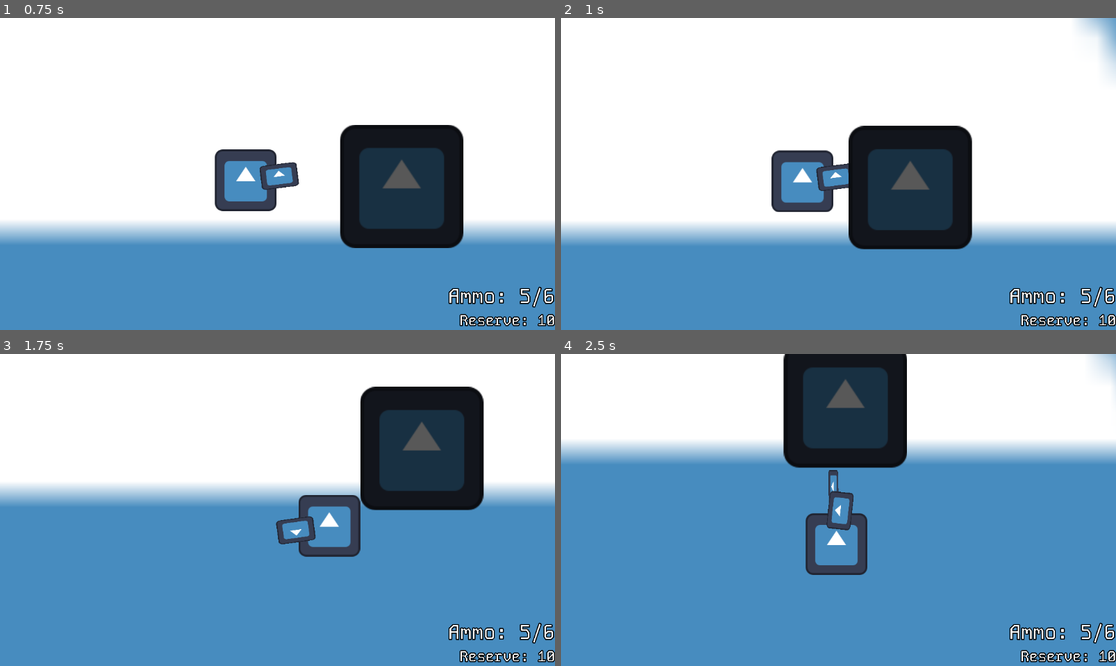
Above: before the commit, frames 1-4 (two rows, left to right).
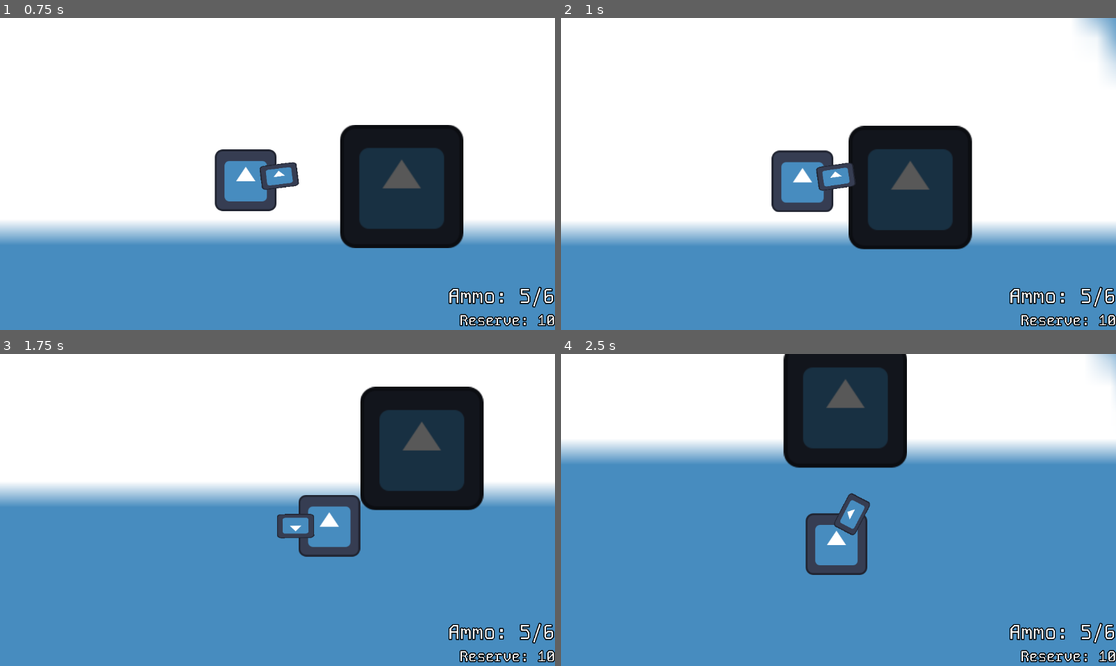
Above: after the commit, the same moments.

Repository: Shuflduf/MultiMurder
Game: Godot game, scene res://scenes/main.tscn
The game is run twice, just before and just after one commit, with the same random seed, the same clock (stepped at 60 frames per second) and the same inputs. The engine's default icon, where the game draws it, is replaced by a stand-in: a white triangle on a blue panel in a dark square.
Inputs (mouse positions are in pixels of both pictures, inside the frame that each line leads up to):
- Up to frame 1 (0.75 s): tap Enter at 0.5 s; move the mouse to (399, 158) at 0.52 s; hold D (right) from 0.53 s (still down); hold 1 (switch_1, bound only after the commit) from 0.53 s (still down)
- Up to frame 2 (1 s): keep holding D (right); keep holding 1 (switch_1, bound only after the commit); tap 2 (switch_2, bound only after the commit) at 0.8 s
- Up to frame 3 (1.75 s): move the mouse to (166, 525) at 1.27 s; release D (right) at 1.28 s; release 1 (switch_1, bound only after the commit) at 1.28 s; hold S (down) from 1.28 s (still down); tap 2 (switch_2, bound only after the commit) at 1.35 s; tap 1 (switch_1, bound only after the commit) at 1.55 s
- Up to frame 4 (2.5 s): move the mouse to (894, 441) at 2.02 s; release S (down) at 2.03 s; press the mouse at (894, 441) at 2.03 s; hold D (right) from 2.03 s (still down); tap 2 (switch_2, bound only after the commit) at 2.3 s

Frame 1 is identical in both runs. In frame 2, 0.1% of the frame differs, in the area x 45-53%, y 46-56%; in frame 3, 0.4%; in frame 4, 0.6%, in the area x 47-56%, y 37-59%.

Commit message:
weapon switching

Diff:
--- a/project.godot
+++ b/project.godot
@@ -50,6 +50,16 @@
 "events": [Object(InputEventMouseButton,"resource_local_to_scene":false,"resource_name":"","device":-1,"window_id":0,"a …(253 unchanged characters)…
 ]
 }
+switch_1={
+"deadzone": 0.5,
+"events": [Object(InputEventKey,"resource_local_to_scene":false,"resource_name":"","device":-1,"window_id":0,"alt_pressed":false,"shift_pressed":false,"ctrl_pressed":false,"meta_pressed":false,"pressed":false,"keycode":0,"physical_keycode":49,"key_label":0,"unicode":49,"echo":false,"script":null)
+]
+}
+switch_2={
+"deadzone": 0.5,
+"events": [Object(InputEventKey,"resource_local_to_scene":false,"resource_name":"","device":-1,"window_id":0,"alt_pressed":false,"shift_pressed":false,"ctrl_pressed":false,"meta_pressed":false,"pressed":false,"keycode":0,"physical_keycode":50,"key_label":0,"unicode":50,"echo":false,"script":null)
+]
+}
 
 [layer_names]
 
--- a/scenes/guns/ak.tscn
+++ b/scenes/guns/ak.tscn
@@ -1,10 +1,10 @@
 [gd_scene load_steps=3 format=3 uid="uid://b4321xovw1xhi"]
 
 [ext_resource type="PackedScene" uid="uid://30bi6olkqfgu" path="res://scenes/guns/gun_template.tscn" id="1_uhkmt"]
-[ext_resource type="Script" path="res://scenes/guns/ak.gd" id="2_vw65b"]
+[ext_resource type="Script" path="res://scripts/guns/ak.gd" id="2_j1cnl"]
 
 [node name="AK" instance=ExtResource("1_uhkmt")]
-script = ExtResource("2_vw65b")
+script = ExtResource("2_j1cnl")
 spread = 20
 fire_speed = 0.1
 clip = 30
--- a/scenes/guns/gun_template.tscn
+++ b/scenes/guns/gun_template.tscn
@@ -6,6 +6,7 @@
 [ext_resource type="Script" path="res://scripts/spawner_c.gd" id="4_uu70u"]
 
 [node name="Gun" type="Node2D"]
+z_index = 10
 script = ExtResource("1_0qmv6")
 bullet = ExtResource("2_016uv")
 
--- /dev/null
+++ b/scenes/guns/revolver.tscn
@@ -0,0 +1,5 @@
+[gd_scene load_steps=2 format=3 uid="uid://bj2ddbtirkem"]
+
+[ext_resource type="PackedScene" uid="uid://30bi6olkqfgu" path="res://scenes/guns/gun_template.tscn" id="1_ekelj"]
+
+[node name="Revolver" instance=ExtResource("1_ekelj")]
--- a/scenes/player.tscn
+++ b/scenes/player.tscn
@@ -1,9 +1,10 @@
-[gd_scene load_steps=8 format=3 uid="uid://b3kndvg1opr6m"]
+[gd_scene load_steps=9 format=3 uid="uid://b3kndvg1opr6m"]
 
 [ext_resource type="Script" path="res://scripts/player.gd" id="1_2vvyq"]
 [ext_resource type="Texture2D" uid="uid://cepqbljkg6yn7" path="res://icon.svg" id="1_6em2n"]
 [ext_resource type="Script" path="res://scripts/move_c.gd" id="2_2ophi"]
 [ext_resource type="Script" path="res://scripts/move_input_c.gd" id="3_uk2jq"]
+[ext_resource type="PackedScene" uid="uid://bj2ddbtirkem" path="res://scenes/guns/revolver.tscn" id="4_jhe37"]
 [ext_resource type="PackedScene" uid="uid://b4321xovw1xhi" path="res://scenes/guns/ak.tscn" id="5_f8kch"]
 [ext_resource type="PackedScene" uid="uid://bchpxrh8u3cih" path="res://scenes/hud.tscn" id="6_52mw6"]
 
@@ -13,6 +14,9 @@
 [node name="Player" type="CharacterBody2D"]
 collision_layer = 2
 script = ExtResource("1_2vvyq")
+weapons = Array[PackedScene]([ExtResource("5_f8kch"), ExtResource("4_jhe37")])
+
+[node name="Weapon" type="Node2D" parent="."]
 
 [node name="Sprite2D" type="Sprite2D" parent="."]
 texture = ExtResource("1_6em2n")
@@ -35,8 +39,6 @@
 position_smoothing_enabled = true
 position_smoothing_speed = 10.0
 
-[node name="AK" parent="." instance=ExtResource("5_f8kch")]
-
 [node name="CanvasLayer" type="CanvasLayer" parent="."]
 
 [node name="HUD" parent="CanvasLayer" instance=ExtResource("6_52mw6")]
--- a/scenes/guns/ak.gd
+++ b/scripts/guns/ak.gd
@@ -3,10 +3,10 @@
 
 @export_range(0, 180) var spread = 20:
 	set(value):
-		half_spread = value / 2
+		half_spread = value / 2.0
 		spread = value
 
-var half_spread = spread / 2
+var half_spread = spread / 2.0
 
 func shoot():
 	var new_bullet: Bullet = spawner.spawn(bullet)
--- a/scripts/guns/gun_template.gd
+++ b/scripts/guns/gun_template.gd
@@ -12,6 +12,9 @@
 @onready var spawner: SpawnerComponent = $barrel/SpawnerComponent
 
 var shoot_cooldown = fire_speed
+
+func _ready() -> void:
+	look_at(get_global_mouse_position())
 
 func _unhandled_input(event: InputEvent) -> void:
 	if event is InputEventMouseMotion:
--- a/scripts/player.gd
+++ b/scripts/player.gd
@@ -1,6 +1,31 @@
 extends CharacterBody2D
 
 @onready var camera: Camera2D = $Camera2D
+@onready var weapon_parent: Node2D = $Weapon
+
+@export var weapons: Array[PackedScene]
+
+var active_weapon: PackedScene:
+	set(value):
+		if active_weapon != null:
+			if value.resource_path == active_weapon.resource_path:
+				return
+		if weapon_parent.get_child_count() > 0:
+			weapon_parent.get_child(0).queue_free()
+
+		active_weapon = value
+		weapon_parent.add_child(value.instantiate())
+		#weapon_parent.add_child(value)
 
 func _process(_delta: float) -> void:
 	camera.position = get_local_mouse_position() / 3
+
+
+func _ready() -> void:
+	active_weapon = weapons[0]
+
+func _unhandled_input(event: InputEvent) -> void:
+	if event.is_action_pressed("switch_1"):
+		active_weapon = weapons[0]
+	elif event.is_action_pressed("switch_2"):
+		active_weapon = weapons[1]
